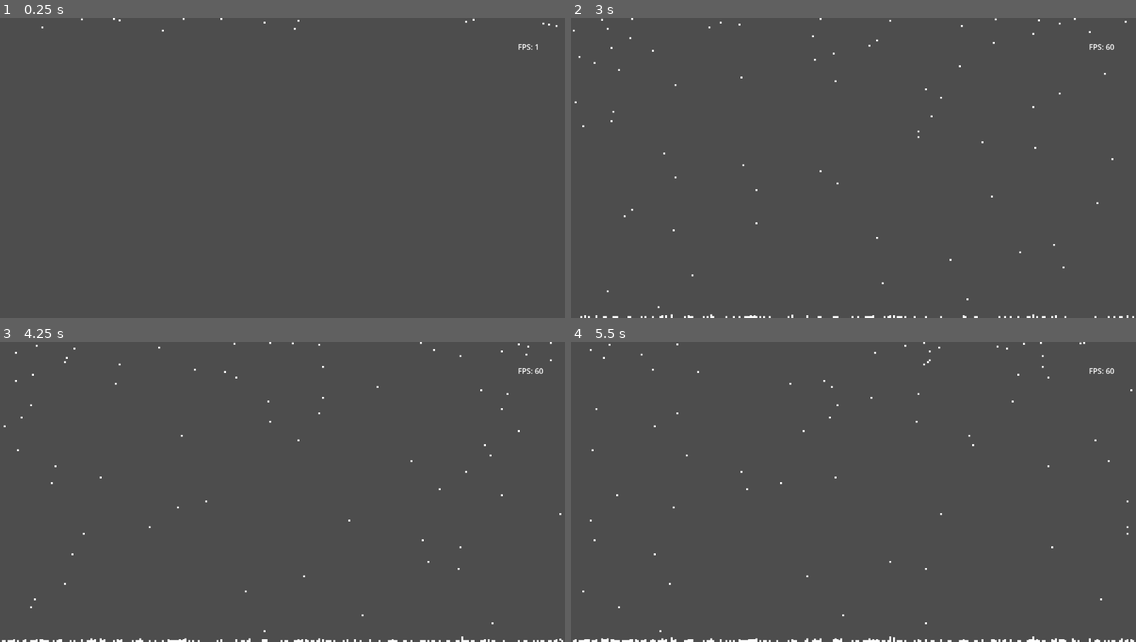
Above: before the commit, frames 1-4 (two rows, left to right).
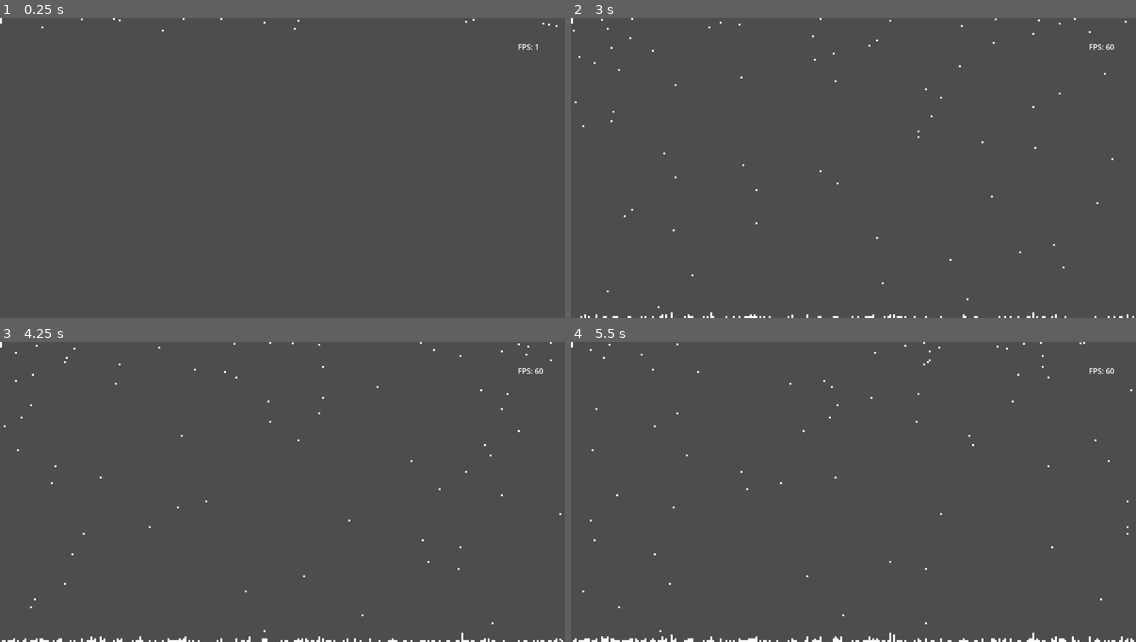
Above: after the commit, the same moments.

Repository: Cidragon/Terrain-modification-with-texture
Game: Godot game, scene res://main.tscn
The game is run twice, just before and just after one commit, with the same random seed, the same clock (stepped at 60 frames per second) and the same inputs. The engine's default icon, where the game draws it, is replaced by a stand-in: a white triangle on a blue panel in a dark square.
Inputs:
- Up to frame 1 (0.25 s): no input
- Up to frame 2 (3 s): no input
- Up to frame 3 (4.25 s): no input
- Up to frame 4 (5.5 s): no input

The runs differ from the first frame. In frame 1, less than 0.1% of the frame differs, in the area x 0-1%, y 0-2%; in frame 2, less than 0.1%; in frame 3, less than 0.1%; in frame 4, 0.2%, in the area x 0-100%, y 0-100%.

Commit message:
misspelling errors

Diff:
--- a/Terrain manager.gd
+++ b/Terrain manager.gd
@@ -1,27 +1,27 @@
 extends Node2D
 
-@export var heigth_texture : Texture2D
+@export var height_texture : Texture2D
 @export var tile_texture : Texture2D
 
-var heigth_sprites : Array[Sprite2D] = []
+var height_sprites : Array[Sprite2D] = []
 
 func _ready() -> void:
 	set_terrain_width_2(Main.TERRAIN_MAX_WIDTH)
 
 func update_terrain(index : int, value : int) -> void:
-	heigth_sprites[index].scale.y = value
-	heigth_sprites[index].position.y = 636 - (2 * (value-1))
+	height_sprites[index].scale.y = value
+	height_sprites[index].position.y = 636 - (4 * (value-1))
 
 func set_terrain_width(width : int) -> void:
 	for i in range(width):
 		var new_sprite : Sprite2D =  Sprite2D.new()
-		new_sprite.texture = heigth_texture
+		new_sprite.texture = height_texture
 		new_sprite.centered = false
-		new_sprite.position = Vector2(i * Main.TEXTURE_SIZE * 2, 640 - heigth_texture.get_height())
+		new_sprite.position = Vector2(i * Main.TEXTURE_SIZE * 2, 640 - height_texture.get_height())
 		new_sprite.hframes = 21
 		new_sprite.frame = 0
 
-		heigth_sprites.append(new_sprite)
+		height_sprites.append(new_sprite)
 		add_child(new_sprite)
 
 func set_terrain_width_2(width : int) -> void:
@@ -29,7 +29,7 @@
 		var new_sprite : Sprite2D = Sprite2D.new()
 		new_sprite.texture = tile_texture
 		new_sprite.centered = false
+		new_sprite.position = Vector2(i * Main.TEXTURE_SIZE, 636)
 		new_sprite.scale = Vector2(1,0)
-		new_sprite.position = Vector2(i * Main.TEXTURE_SIZE, 636)
-		heigth_sprites.append(new_sprite)
+		height_sprites.append(new_sprite)
 		add_child(new_sprite)
--- a/main.gd
+++ b/main.gd
@@ -5,22 +5,22 @@
 @onready var terrain_manager: Node2D = %"Terrain manager"
 @onready var label: Label = %Label
 
-var terrain_heigth : Array[int] = []
+var terrain_height : Array[int] = []
 
 const TERRAIN_MAX_WIDTH : int = 300
-const TERRAIN_MAX_HEIGTH : int = 40
+const TERRAIN_MAX_height : int = 40
 const TEXTURE_SIZE : int = 4
 
 func _ready() -> void:
 	Signals.add_value_to_terrain.connect(add_value_to_terrain_by_index)
 
 	for i : int in range(TERRAIN_MAX_WIDTH):
-		terrain_heigth.append(0)
+		terrain_height.append(0)
 
 func _process(delta: float) -> void:
 	label.text = "FPS: " + str(Engine.get_frames_per_second())
 
 
 func add_value_to_terrain_by_index(index : int) -> void:
-	terrain_heigth[index] = min(terrain_heigth[index] + 1, TERRAIN_MAX_HEIGTH)
-	terrain_manager.update_terrain(index, terrain_heigth[index])
+	terrain_height[index] = min(terrain_height[index] + 1, TERRAIN_MAX_height)
+	terrain_manager.update_terrain(index, terrain_height[index])
--- a/main.tscn
+++ b/main.tscn
@@ -30,3 +30,8 @@
 offset_right = 1168.0
 offset_bottom = 73.0
 text = "FPS : 120"
+
+[node name="Sprite2D" type="Sprite2D" parent="."]
+scale = Vector2(1, 3)
+texture = ExtResource("4_bwreq")
+centered = false
